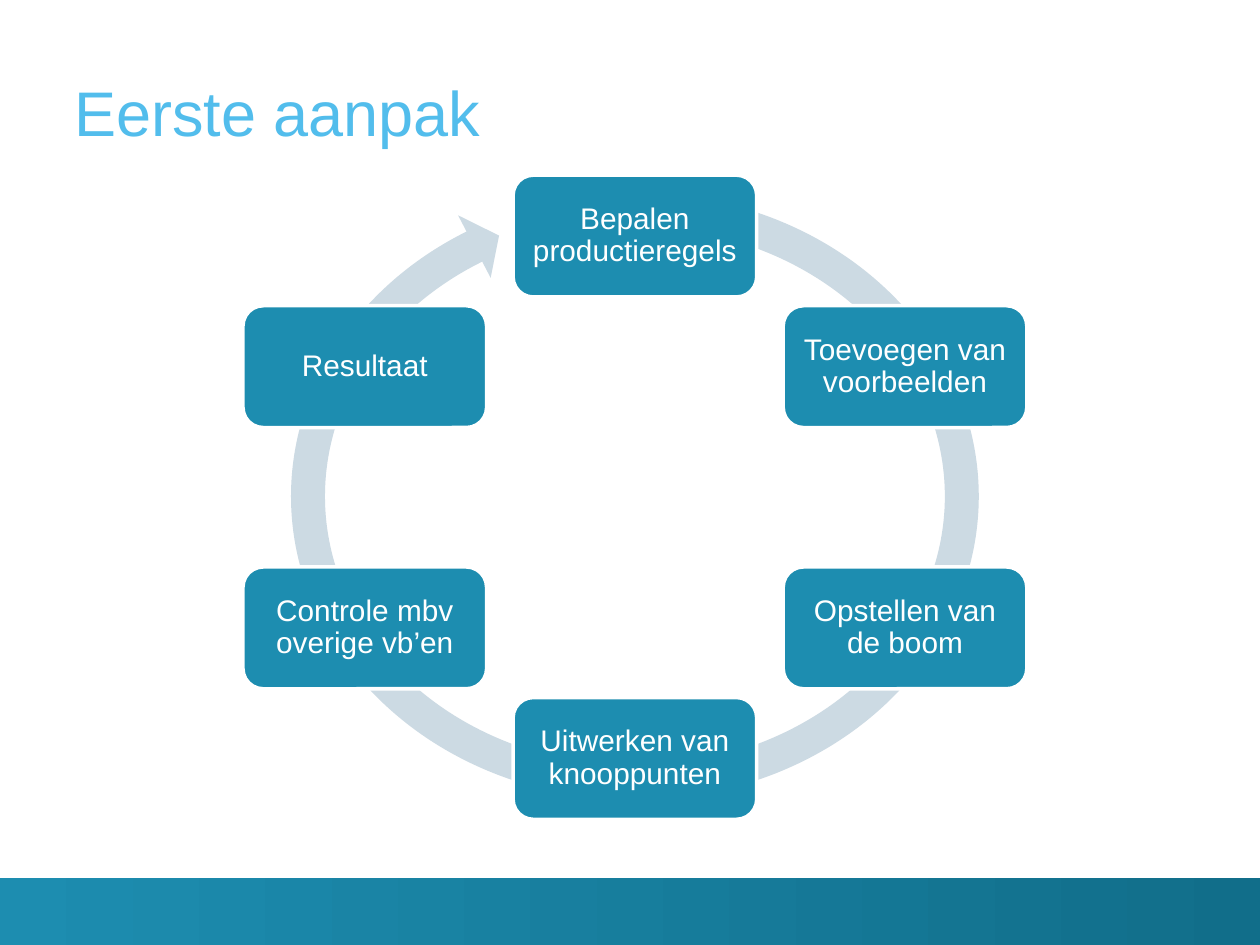
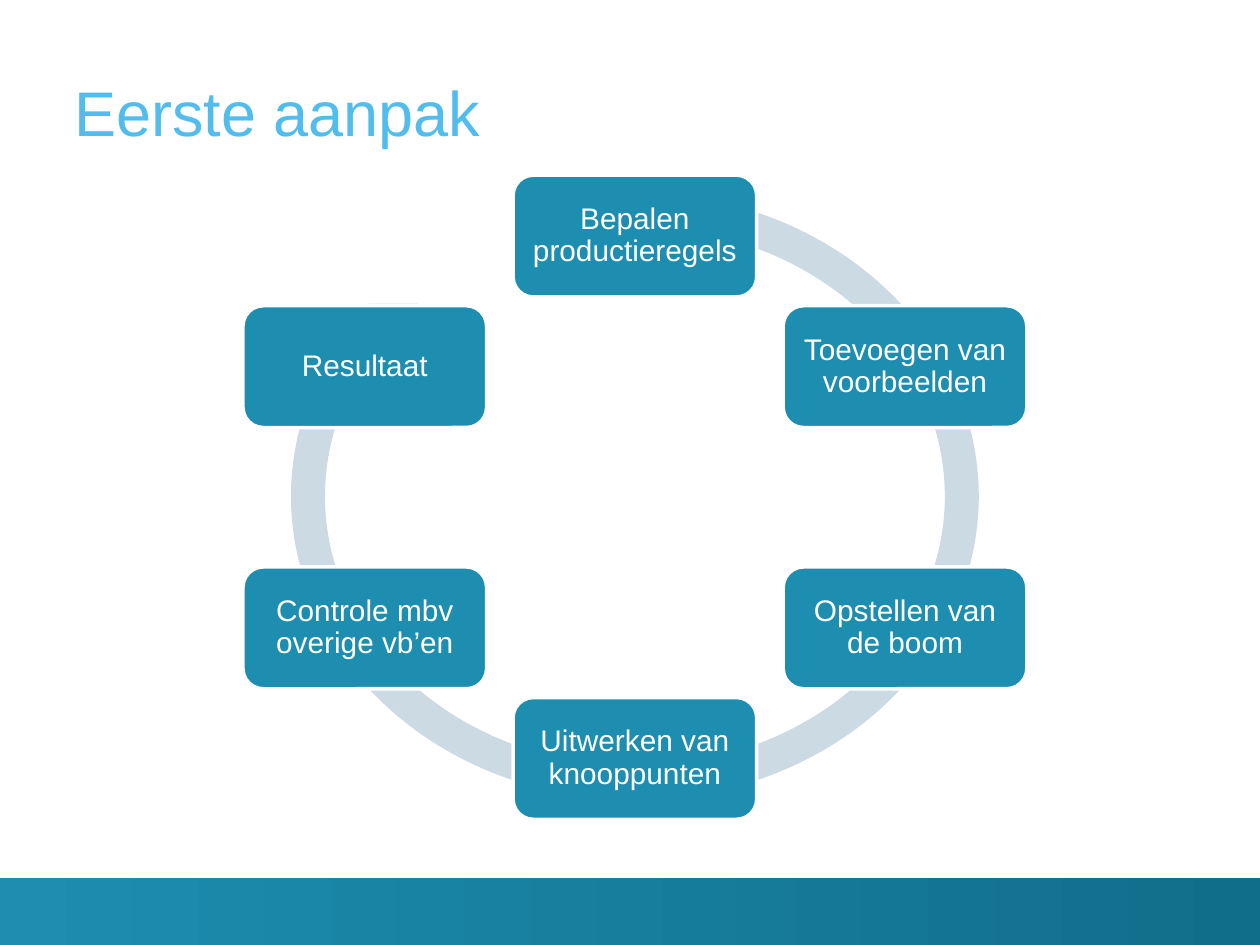
Before and after one commit to TomDeGroote/Bachelorproef, a slide deck: slide 14 of Paper/Finale Presentatie/presentatie.pptx. Drawn at 1260x945 pixels with LibreOffice and Linux fonts; fonts in the diff are those of the drawing; background and template pictures are left out. Boxes give left, top, right and bottom in pixels: in the first picture for what was removed or moved away, otherwise in the second. Text is boxed around its words. In the diff, an @@ line names an element or a change of style, - is before the commit and + after.

```diff
--- a/Paper/Finale Presentatie/presentatie.pptx
+++ b/Paper/Finale Presentatie/presentatie.pptx
@@ rectangle added at (213,175,500,304), fill #FFFFFF @@
```
Also in this commit, not shown: 5 other slides changed, 2 slides added, 6 other files.
